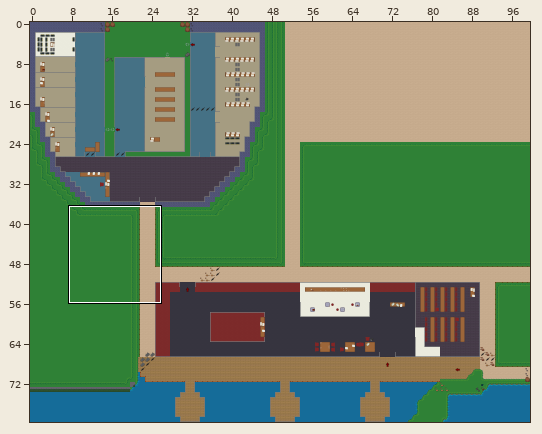
Two versions of a level (Tiled map, core/assets/maps/Comp Sci.tmx). Above, an overview of the earlier version with the close-up marked.
Close-up. Before:
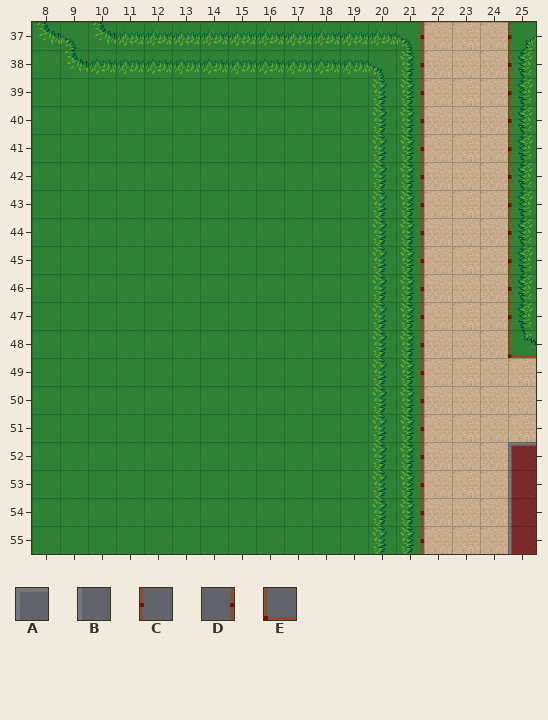
Cells are 32x32 px. Shown: x 8..25, y 37..55. The commit also changed other parts of the map, which this record leaves out. Tiles whose own drawing changed are shown in their newer look in all pictures.
Key: from "finaltileset": A 234, B 257, C 261, D 263, E 284.
_ is an empty cell.
Layers that did not change in this view are not listed.
Layer "Foreground" before, first column x 8:
37 _____________D___C
38 _____________D___C
39 _____________D___C
40 _____________D___C
41 _____________D___C
42 _____________D___C
43 _____________D___C
44 _____________D___C
45 _____________D___C
46 _____________D___C
47 _____________D___C
48 _____________D___E
49 _____________D____
50 _____________D____
51 _____________D____
52 _____________D___A
53 _____________D___B
54 _____________D___B
55 _____________D___B
Now the later version:
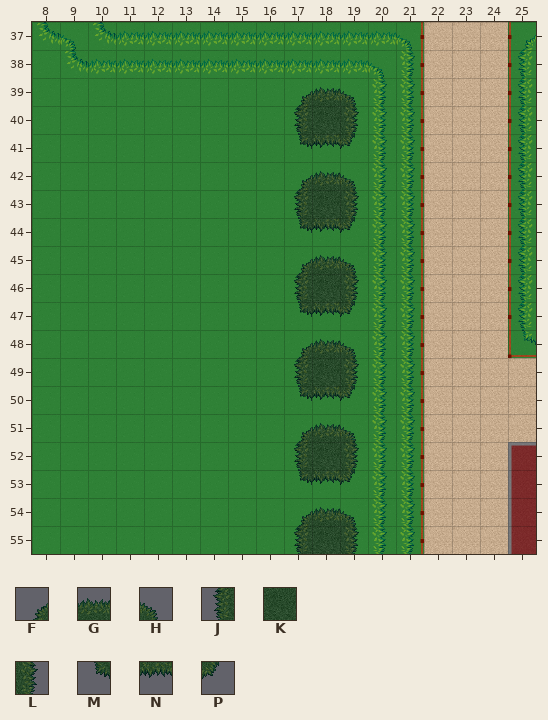
Further tiles: from "finaltileset": F 329, G 330, H 331, J 352, K 353, L 354, M 375, N 376, P 377.
What changed:
Changed rows in their new state; . is an unchanged cell.
Layer "Foreground":
first column x 17:
39 FGH
40 JKL
41 MNP
42 FGH
43 JKL
44 MNP
45 FGH
46 JKL
47 MNP
48 FGH
49 JKL
50 MNP
51 FGH
52 JKL
53 MNP
54 FGH
55 JKL
Where, in picture pixels (left, top, right, bottom), the same in both close-ups:
added: (294, 87, 359, 554)
